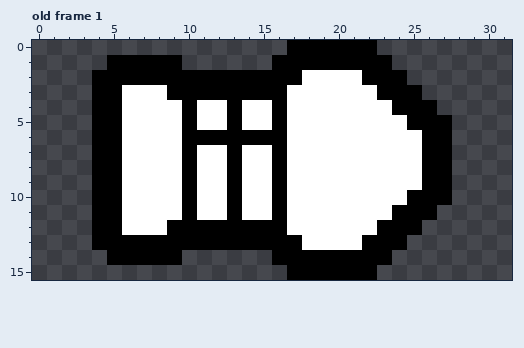
Two states of a pixel-art file, Data/AAAI/Gun.aseprite. This is how it looked before the edit.
32x16 pixels, 1 frame. Shown: old frame 1. The commit also changed other frames, which this record leaves out.
New version:
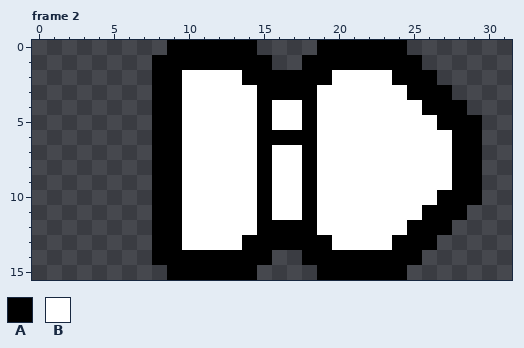
Palette (. is transparent): A #000000  B #ffffff
A new or re-ordered frame is compared with the old frame closest to it.
Changes in this commit:
frames 1 -> 4
Changed rows in their new state; - is an unchanged pixel.
Frame 2 is new; against old frame 1:
first column x 4:
 0 -----AAAAAA--..----AA-----
 1 -...--AAAAAA..------AA----
 2 ....--BBBB----AA--BB-AA---
 3 ....A-BBBBB--AA----BB-AA--
 4 ....AAB--B-AB-A-----BB-AA-
 5 ....AAB--B-AB-A------BB-AA
 6 ....AABBBBB--AA-------BBAA
 7 ....AAB--B-AB-A-------BBAA
 8 ....AAB--B-AB-A-------BBAA
 9 ....AAB--B-AB-A-------BBAA
10 ....AAB--B-AB-A------BB-AA
11 ....AAB--B-AB-A-----BB-AA-
12 ....A-BBBBB--AA----BB-AA--
13 ....--BBBB----AA--BB-AA---
14 -...--AAAAAA..------AA----
15 -----AAAAAA--..----AA-----
Boxes around the changes in both pictures, in picture pixels (x1, y1, x2, y2):
changed: (92, 40, 482, 280)
